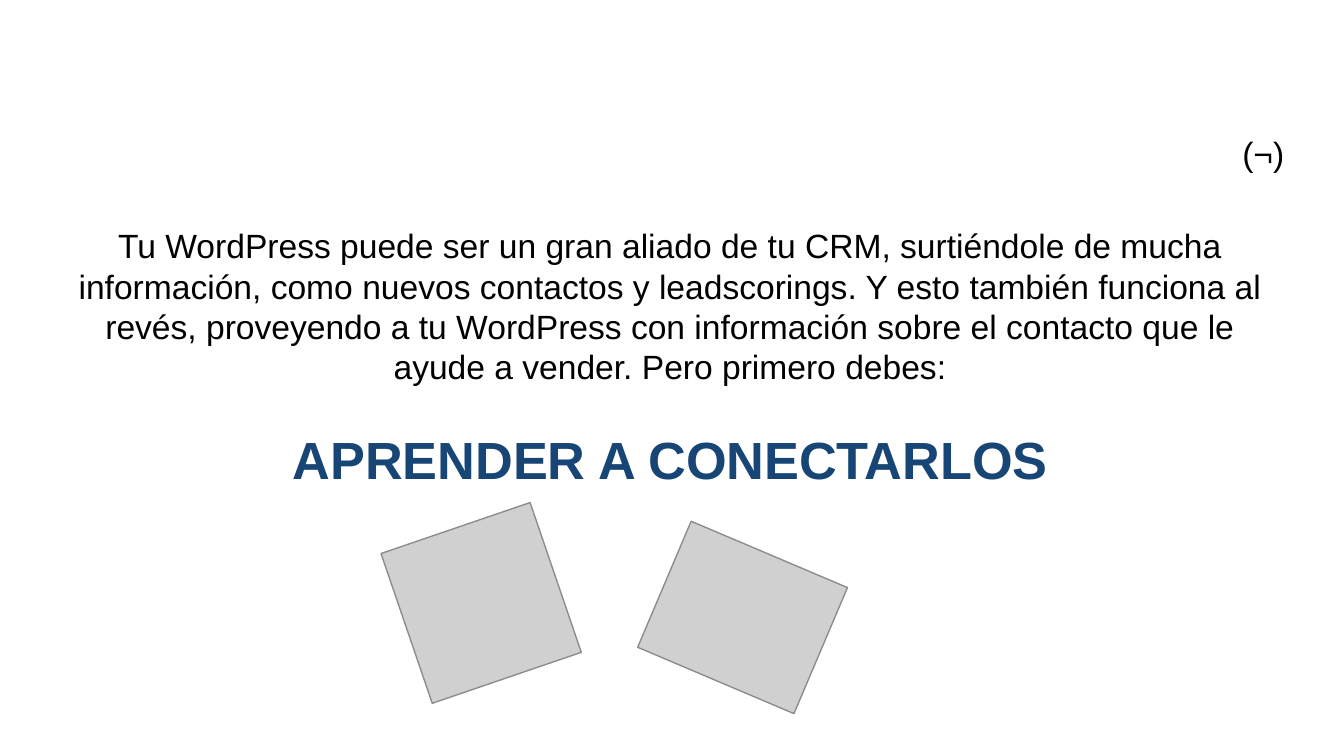
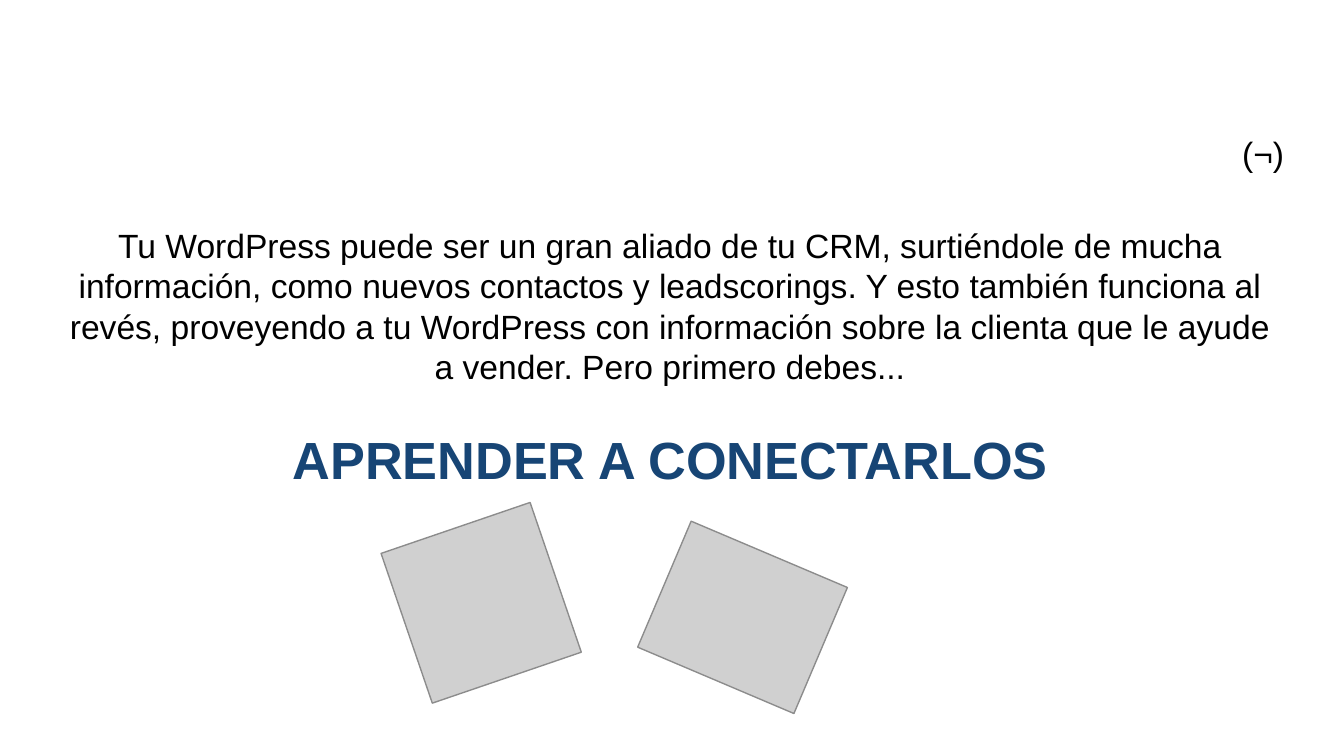
Before and after one commit to gwannon/WordCampBilbao2025, a slide deck: slide 2 of WCBIO25_Jorge-Monclus.pptx. Drawn at 1344x756 pixels with LibreOffice and Linux fonts; fonts in the diff are those of the drawing; grey boxes stand for pictures; background and template pictures are left out. Boxes give left, top, right and bottom in pixels: in the first picture for what was removed or moved away, otherwise in the second. Text is boxed around its words. In the diff, an @@ line names an element or a change of style, - is before the commit and + after.

```diff
--- a/WCBIO25_Jorge-Monclus.pptx
+++ b/WCBIO25_Jorge-Monclus.pptx
@@ text at (x1=70, y1=233, x2=1270, y2=385): text changed @@
-Tu WordPress puede ser un gran aliado de tu CRM, surtiéndole de mucha información, como nuevos contactos y leadscorings. Y esto también funciona al revés, proveyendo a tu WordPress con información sobre el contacto que le ayude a vender. Pero primero debes:
+Tu WordPress puede ser un gran aliado de tu CRM, surtiéndole de mucha información, como nuevos contactos y leadscorings. Y esto también funciona al revés, proveyendo a tu WordPress con información sobre la clienta que le ayude a vender. Pero primero debes...
```
Also in this commit, not shown: 11 other slides changed, 2 other files.
